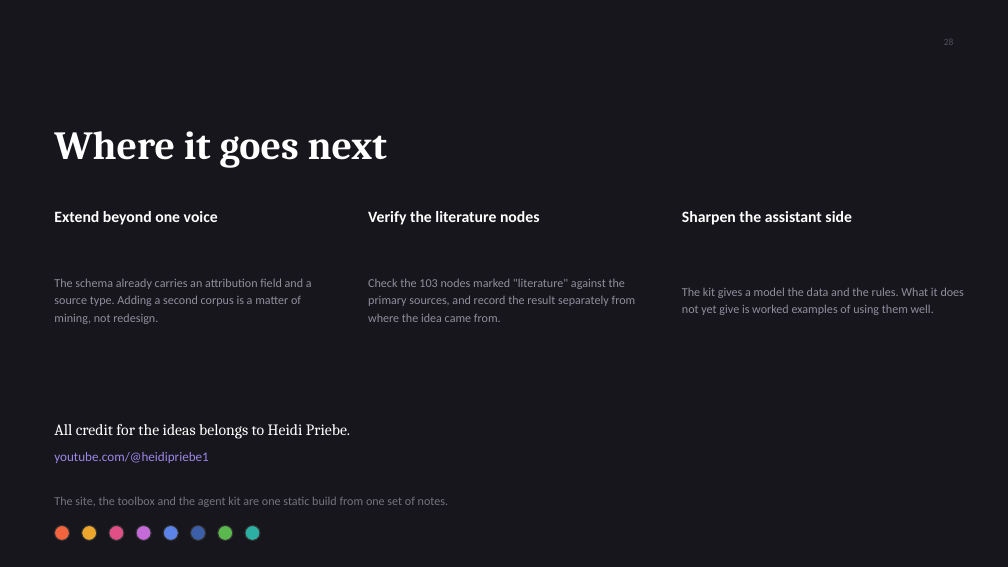
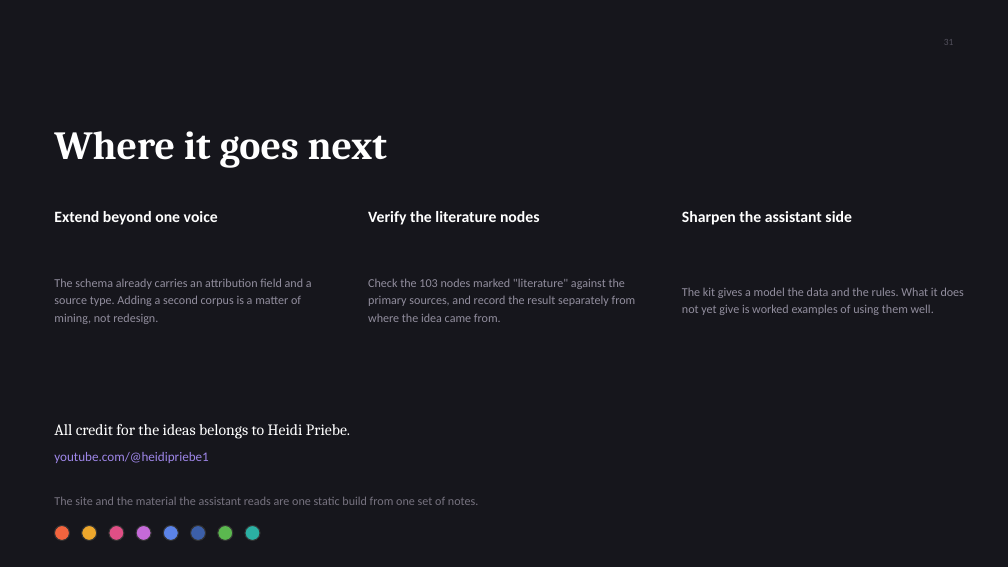
Before and after one commit to Touyette/AS-KG, a slide deck: slide 31 of Attachment-Knowledge-Graph.pptx (slide 28 before the commit). Drawn at 1008x567 pixels with LibreOffice and Linux fonts; fonts in the diff are those of the drawing. Boxes give left, top, right and bottom in pixels: in the first picture for what was removed or moved away, otherwise in the second. Text is boxed around its words. In the diff, an @@ line names an element or a change of style, - is before the commit and + after.

Commit message:
Retire the toolbox

```diff
--- a/Attachment-Knowledge-Graph.pptx
+++ b/Attachment-Knowledge-Graph.pptx
@@ text at (54, 497, 478, 505): text changed @@
-The site, the toolbox and the agent kit are one static build from one set of notes.
+The site and the material the assistant reads are one static build from one set of notes.
```
Also in this commit, not shown: 19 other slides changed, 9 slides added, 6 slides removed, 20 other files.
